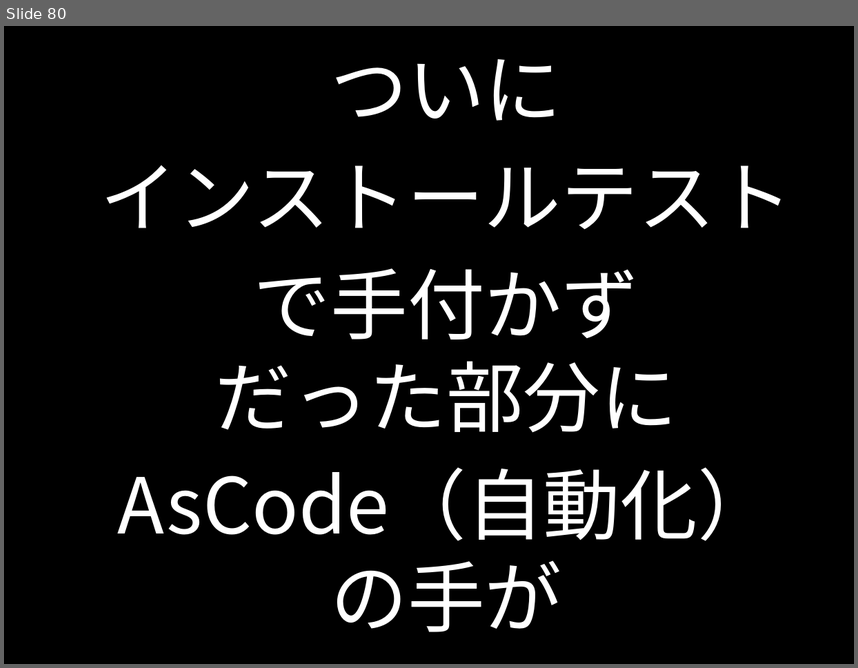
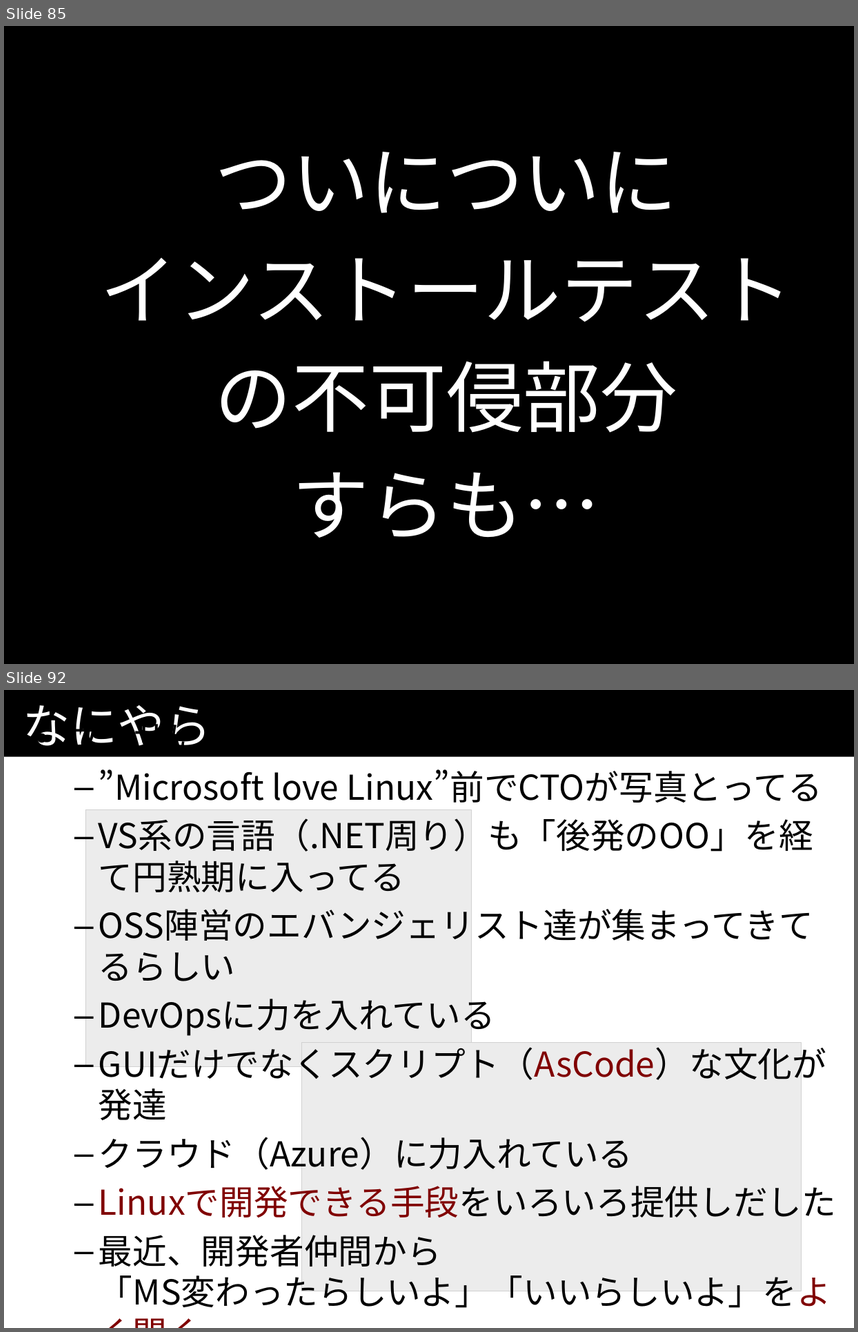
Before and after one commit to kazuhito-m/kazuhito-m.github.io, a slide deck: _drafts/comcamp2016.odp. Shown one above the other, each under a label of ours: slide 80 before the commit, slides 85 and 92 after it; the slides between them are not shown. The pictures are 858x668 and 858x1332 pixels, drawn with LibreOffice and Linux fonts; fonts in the diff are those of the drawing; grey boxes stand for pictures. Boxes give left, top, right and bottom in pixels: in the first picture for what was removed or moved away, otherwise in the second. Text is boxed around its words. In the diff, an @@ line names an element or a change of style, - is before the commit and + after.

```diff
--- a/_drafts/comcamp2016.odp
+++ b/_drafts/comcamp2016.odp
@@ slide 92 added at (x1=4, y1=690, x2=854, y2=1328), background #FFFFFF @@
@@ rectangle added at (x1=4, y1=690, x2=854, y2=757), fill #000000 @@
@@ title added at (x1=23, y1=705, x2=212, y2=746), 44 pt, text #FFFFFF @@
+なにやら
@@ text added at (x1=65, y1=716, x2=836, y2=1308), 32 pt, text #000000 @@
+• ウワサによると…
+  – ”Microsoft love Linux”前でCTOが写真とってる
+  – VS系の言語（.NET周り）も「後発のOO」を経て円熟期に入ってる
+  – OSS陣営のエバンジェリスト達が集まってきてるらしい
+  – DevOpsに力を入れている
+  – GUIだけでなくスクリプト（AsCode）な文化が発達
+  – クラウド（Azure）に力入れている
+  – Linuxで開発できる手段をいろいろ提供しだした
+  – 最近、開発者仲間から
+    「MS変わったらしいよ」「いいらしいよ」をよく聞く
@@ picture added at (x1=86, y1=809, x2=471, y2=1067) @@
@@ picture added at (x1=302, y1=1043, x2=802, y2=1292) @@
@@ what was slide 80 is now slide 85 @@
@@ slide 85 changed as well @@
@@ text at (x1=215, y1=152, x2=678, y2=213): text changed @@
-ついに
+ついについに
@@ text at (x1=215, y1=361, x2=678, y2=537): text changed @@
-で手付かず
-だった部分に
-AsCode（自動化）
-の手が
+の不可侵部分
+すらも…
```
Also in this commit, not shown: 3 other slides changed, 31 other slides added, 1 other file.
